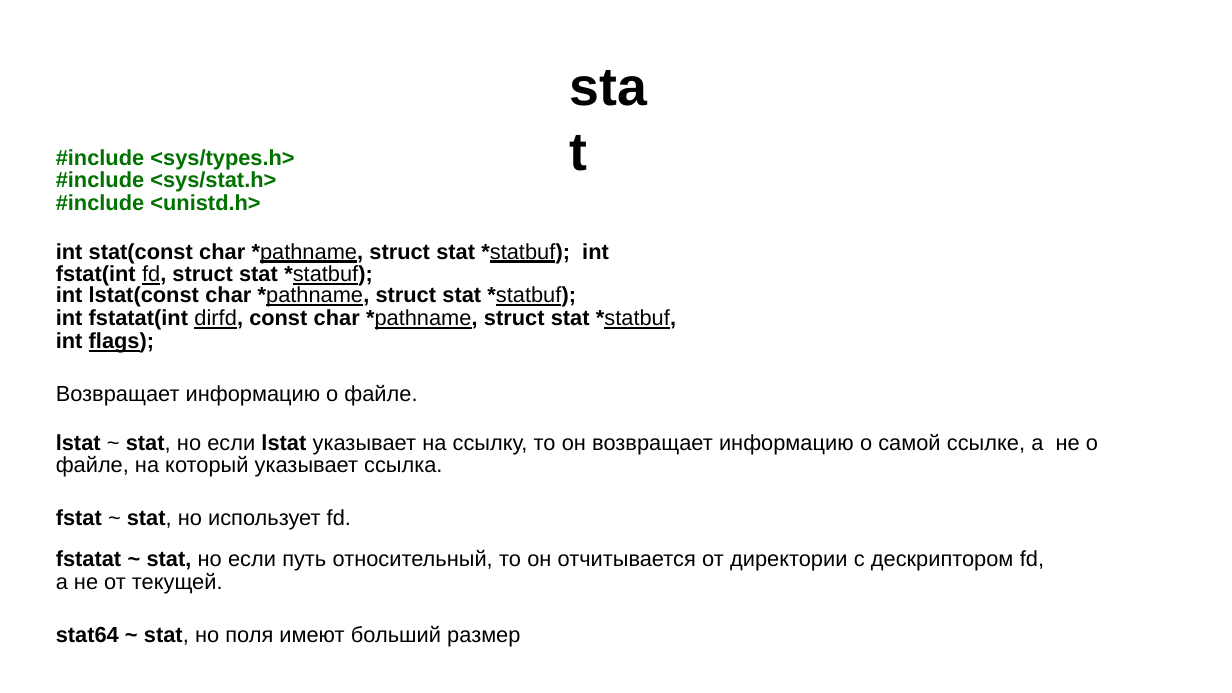
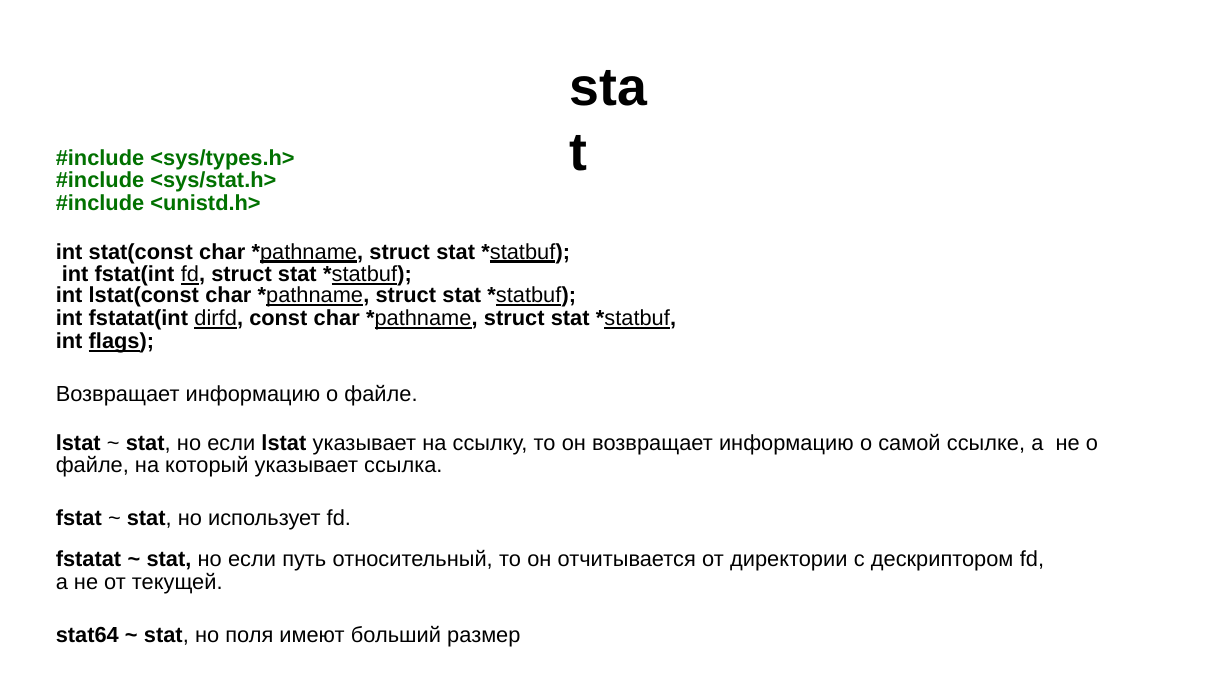
Before and after one commit to kostya2709/CAOS_seminars, a slide deck: slide 9 of sem_3_file_system/presentations/caos_3.pptx. Drawn at 1232x693 pixels with LibreOffice and Linux fonts; fonts in the diff are those of the drawing. Boxes give left, top, right and bottom in pixels: in the first picture for what was removed or moved away, otherwise in the second. Text is boxed around its words. In the diff, an @@ line names an element or a change of style, - is before the commit and + after.

```diff
--- a/sem_3_file_system/presentations/caos_3.pptx
+++ b/sem_3_file_system/presentations/caos_3.pptx
@@ text at (x1=56, y1=243, x2=570, y2=286): text changed @@
-int stat(const char *pathname, struct stat *statbuf); int fstat(int fd, struct stat *statbuf);
+int stat(const char *pathname, struct stat *statbuf);
+int fstat(int fd, struct stat *statbuf);
```
Also in this commit, not shown: 1 other slide changed, 35 other files.
